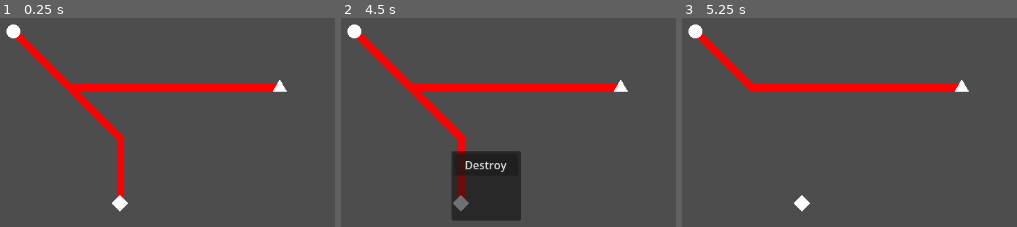
Above: before the commit, frames 1-3 (left to right).
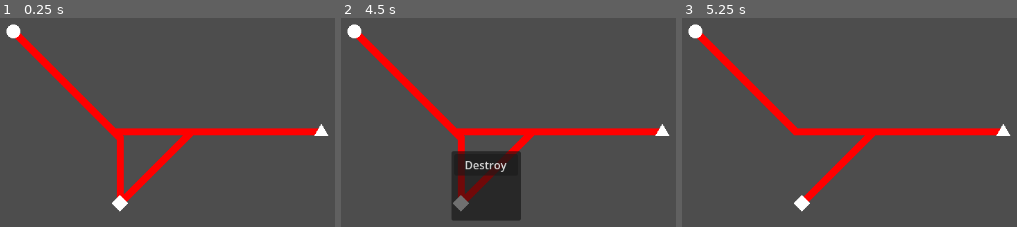
Above: after the commit, the same moments.

Repository: 9thAzure/CarbonCommuter
Game: Godot game, scene res://main/main.tscn
Same seed, same stepped clock (60 frames per second), same inputs: the game is played once before the commit and once after it.
Inputs (mouse positions are in pixels of both pictures, inside the frame that each line leads up to):
- Up to frame 1 (0.25 s): no input
- Up to frame 2 (4.5 s): tap Enter at 0.5, 2, 3.5 s; click (outside the picture) at 0.67 s; tap Space at 1.25, 2.75, 4.25 s; move the mouse to (outside the picture) at 1.27 s; click (outside the picture) at 1.42 s; move the mouse to (outside the picture) at 2.02 s; click (outside the picture) at 2.17 s; move the mouse to (outside the picture) at 2.77 s; click (outside the picture) at 2.92 s; move the mouse to (outside the picture) at 3.52 s; click (outside the picture) at 3.67 s; move the mouse to (451, 151) at 4.27 s; click (451, 151) at 4.42 s
- Up to frame 3 (5.25 s): click "Destroy" at 5 s

The runs differ from the first frame. In frame 1, 5.6% of the frame differs, in the area x 21-99%, y 29-89%; in frame 2, 5.4%; in frame 3, 6.3%, in the area x 20-99%, y 29-89%.
Error before the commit: Assertion failed. (res://transport/line/line.gd:71)
Error after the commit: Assertion failed. (res://transport/line/line.gd:76)

Commit message:
Allowed Line Creation

Diff:
--- a/main/main.tscn
+++ b/main/main.tscn
@@ -1,7 +1,8 @@
-[gd_scene load_steps=4 format=3 uid="uid://uyxbuxwhflhv"]
+[gd_scene load_steps=5 format=3 uid="uid://uyxbuxwhflhv"]
 
 [ext_resource type="PackedScene" uid="uid://b0bpoejkkx6vl" path="res://transport/station/station.tscn" id="1_53q0u"]
 [ext_resource type="PackedScene" uid="uid://b6qffreg11fit" path="res://transport/line/line.tscn" id="2_pjrb6"]
+[ext_resource type="PackedScene" uid="uid://dcqldbx31pi3v" path="res://menu/line_creator/line_creator.tscn" id="3_c651c"]
 [ext_resource type="PackedScene" uid="uid://7hbacueo444g" path="res://menu/popup_manager/popup_manager.tscn" id="3_xwkvk"]
 
 [node name="Main" type="Node"]
@@ -10,7 +11,7 @@
 position = Vector2(90, 54)
 
 [node name="Station2" parent="." instance=ExtResource("1_53q0u")]
-position = Vector2(474, 135)
+position = Vector2(534, 199)
 station_type = 1
 
 [node name="Station3" parent="." instance=ExtResource("1_53q0u")]
@@ -25,4 +26,13 @@
 station1 = NodePath("../Station")
 station2 = NodePath("../Station3")
 
+[node name="Line3" parent="." node_paths=PackedStringArray("station1", "station2") instance=ExtResource("2_pjrb6")]
+station1 = NodePath("../Station2")
+station2 = NodePath("../Station3")
+
 [node name="PopupManager" parent="." instance=ExtResource("3_xwkvk")]
+
+[node name="LineCreator" parent="." node_paths=PackedStringArray("line_root") instance=ExtResource("3_c651c")]
+line_root = NodePath("..")
+
+[connection signal="create_line" from="PopupManager" to="LineCreator" method="_on_popup_manager_create_line"]
--- /dev/null
+++ b/menu/line_creator/line_creator.gd
@@ -0,0 +1,40 @@
+extends Node
+
+const line_scene := preload("res://transport/line/line.tscn")
+
+@export
+var line_root : Node = null
+
+var station1: Station = null
+func _on_popup_manager_create_line(start: Station) -> void:
+	station1 = start
+
+func _unhandled_input(event: InputEvent) -> void:
+	if not station1:
+		return
+
+	if event is InputEventMouseButton:
+		if not event.pressed:
+			return
+
+		var station := Picker.get_object_at(event.global_position)
+		if station is not Station:
+			return
+
+		if station == station1:
+			return
+
+		for line in station1.connected_lines:
+			if line.get_other_station(station1) == station:
+				return
+
+		# create line
+		get_viewport().set_input_as_handled()
+		var line: Line = line_scene.instantiate()
+		line.station1 = station1
+		line.station2 = station
+
+		assert(line_root)
+		line_root.add_child(line)
+
+		station1 = null
--- /dev/null
+++ b/menu/line_creator/line_creator.tscn
@@ -0,0 +1,6 @@
+[gd_scene load_steps=2 format=3 uid="uid://dcqldbx31pi3v"]
+
+[ext_resource type="Script" uid="uid://w35xmnom5od2" path="res://menu/line_creator/line_creator.gd" id="1_bni12"]
+
+[node name="LineCreator" type="Node"]
+script = ExtResource("1_bni12")
--- a/menu/popup_manager/popup_manager.gd
+++ b/menu/popup_manager/popup_manager.gd
@@ -1,4 +1,4 @@
-extends Control
+extends Node
 
 @onready
 var station_popup : PopupPanel = %"StationMenu"
@@ -8,14 +8,16 @@
 
 signal create_line(start: Station)
 
-func _gui_input(event: InputEvent) -> void:
+func _unhandled_input(event: InputEvent) -> void:
 	if event is InputEventMouseButton and event.pressed:
 		var found_node := Picker.get_object_at(event.global_position)
 		print(found_node)
 		if found_node is Station:
 			station_popup.popup_station(found_node as Station)
+			get_viewport().set_input_as_handled()
 		if found_node is Line:
 			line_popup.popup_line(found_node as Line)
+			get_viewport().set_input_as_handled()
 
 
 
--- a/menu/popup_manager/popup_manager.tscn
+++ b/menu/popup_manager/popup_manager.tscn
@@ -4,13 +4,7 @@
 [ext_resource type="PackedScene" uid="uid://do5hvv3qm5xhh" path="res://menu/popup_manager/station_menu/station_menu.tscn" id="2_15hce"]
 [ext_resource type="PackedScene" uid="uid://d3c8iji7ox7xe" path="res://menu/popup_manager/line_menu/line_menu.tscn" id="3_8evng"]
 
-[node name="PopupManager" type="Control"]
-layout_mode = 3
-anchors_preset = 15
-anchor_right = 1.0
-anchor_bottom = 1.0
-grow_horizontal = 2
-grow_vertical = 2
+[node name="PopupManager" type="Node"]
 script = ExtResource("1_fex28")
 
 [node name="StationMenu" parent="." instance=ExtResource("2_15hce")]
--- a/transport/line/line.gd
+++ b/transport/line/line.gd
@@ -59,6 +59,11 @@
 	station1.connected_lines.push_back(self)
 	station2.connected_lines.push_back(self)
 
+func get_other_station(this: Station) -> Station:
+	assert(this in [station1, station2])
+
+	return station1 if station2 == this else station2
+
 func apply_line_mode() -> void:
 	var props = MODE_PROPERTIES[line_type]
 
@@ -108,14 +113,13 @@
 func get_line_path() -> PackedVector2Array:
 	var position1 := station1.global_position
 	var position2 := station2.global_position
-	if position2.length_squared() < position2.length_squared():
+	if position2.length_squared() < position1.length_squared():
 		var t := position1
 		position1 = position2
 		position2 = t
 
 	var difference := position2 - position1
-	var middle := difference.sign() * difference[difference.min_axis_index()]
-
+	var middle := difference.sign() * difference.abs()[difference.abs().min_axis_index()]
 	var points := PackedVector2Array([position1, position1 + middle, position2])
 	return points
 
--- a/transport/station/station.gd
+++ b/transport/station/station.gd
@@ -50,11 +50,11 @@
 	random_line.add_passenger(destination)
 
 func _on_spawn_traffic_timer_timeout() -> void:
-	var temp1 := randf() * 3 + 2
-	var temp2 := randf() + 0.5
-	%"SpawnTrafficTimer".wait_time = temp1
+	var next_time := randf() * 3 + 2
+	%"SpawnTrafficTimer".wait_time = next_time
+	var wait_time := randf() + 0.5
 	station_traffic += 1
-	%"SpawnTrafficTimer".wait_time = temp2
+	await get_tree().create_timer(wait_time).timeout
 	send_passenger()
 
 func arrive_passenger() -> void:
Not shown, added: menu/line_creator/line_creator.gd.uid
